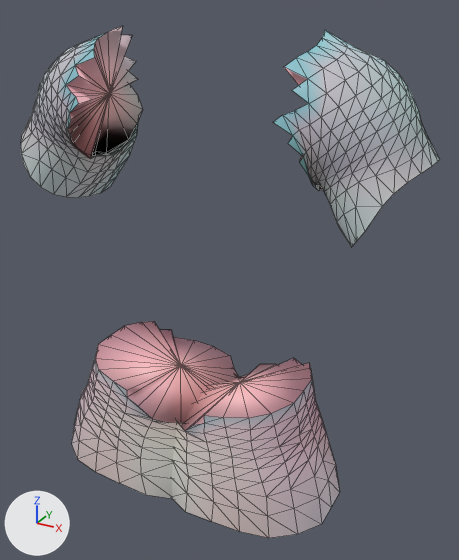
The glTF model assets/giant/parts/Garment_tunic_limbs.glb, before and after one commit.
Rendered twice from a 50 mm camera at (1.067, -1.795, 3.311) aimed at (0.077, 0.005, 2.41). Arrows for +X, +Y and +Z are at lower left; the lights stay in place. The picture after the commit comes second. Mesh edges are drawn as thin lines. Vertices at exactly the same position are counted once.

Names of what the first picture shows: 'Garment_tunic_limbs'.
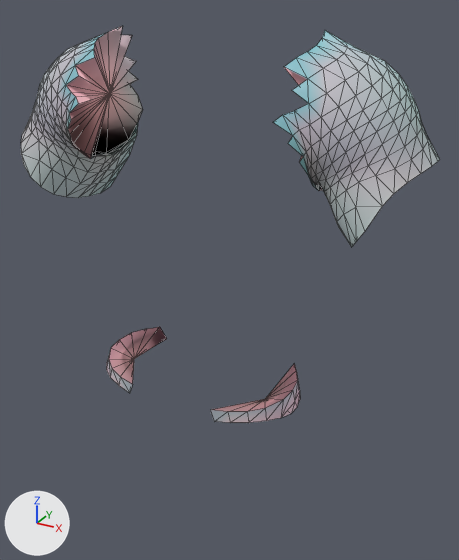
The change, as JSON lines over the scene's bpy script:
```json
{"block": "me_garment_tunic_limbs", "where": "# used by ob_garment_tunic_limbs; location = (0.0, 0.0, 0.0)"}
{"op": "remove", "block": "me_garment_tunic_limbs", "code": "me_garment_tunic_limbs.from_pydata(...)  # 739 vertices, 1386 faces; spans x -0.73..0.73, y -0.35..0.28, z 1.59..3.23"}
{"op": "add", "block": "me_garment_tunic_limbs", "code": "me_garment_tunic_limbs.from_pydata(...)  # 426 vertices, 796 faces; spans x -0.73..0.73, y -0.28..0.24, z 2.02..3.23"}
{"block": "me_garment_tunic_limbs", "change": "me_garment_tunic_limbs part 1: a new loose piece of 24 vertices spanning x -0.38..-0.16, y -0.28..0.12, z 2.02..2.1, in mat_defaultmaterial"}
{"block": "me_garment_tunic_limbs", "change": "me_garment_tunic_limbs part 2: a new loose piece of 24 vertices spanning x 0.16..0.38, y -0.28..0.12, z 2.02..2.1, in mat_defaultmaterial"}
{"block": "me_garment_tunic_limbs", "change": "me_garment_tunic_limbs part 3: the loose piece of 181 vertices spanning x -0.15..0.55, y -0.35..0.28, z 1.59..2.11 is deleted"}
{"block": "me_garment_tunic_limbs", "change": "me_garment_tunic_limbs part 4: the loose piece of 180 vertices spanning x -0.55..0.15, y -0.35..0.28, z 1.59..2.11 is deleted"}
```

Where the change shows, as pixel boxes (x1, y1, x2, y2) in the pictures (459 x 560 px):
```json
{"object": "Garment_tunic_limbs", "change": "reshaped", "before": [21, 26, 440, 538], "after": [21, 26, 440, 423], "on screen": "22% shorter"}
{"part": 1, "of": "me_garment_tunic_limbs", "change": "added", "after": [106, 327, 167, 393], "on screen": "brown"}
{"part": 2, "of": "me_garment_tunic_limbs", "change": "added", "after": [210, 364, 300, 423]}
{"part": 3, "of": "me_garment_tunic_limbs", "change": "deleted", "before": [172, 358, 340, 538]}
{"part": 4, "of": "me_garment_tunic_limbs", "change": "deleted", "before": [71, 321, 239, 499]}
```
